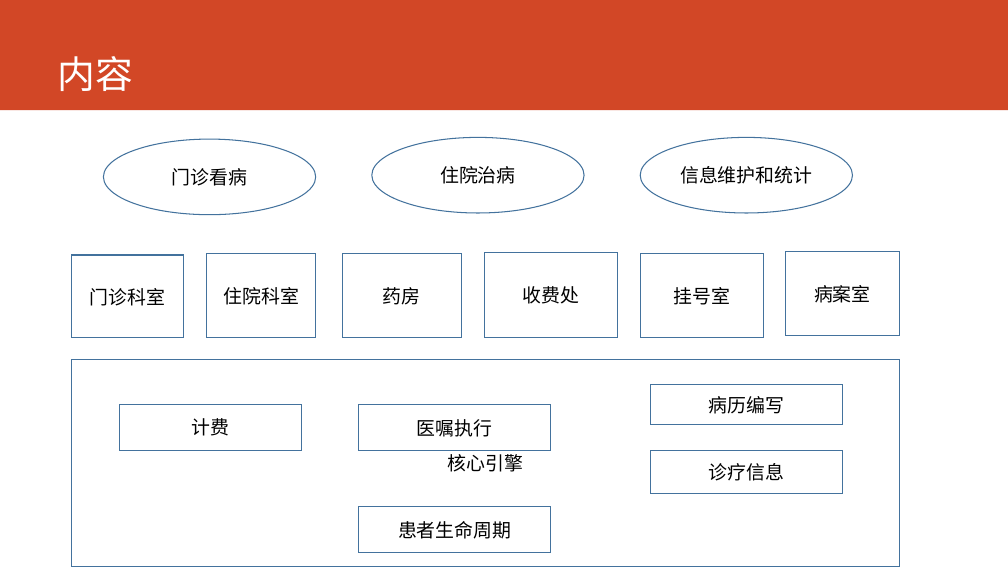
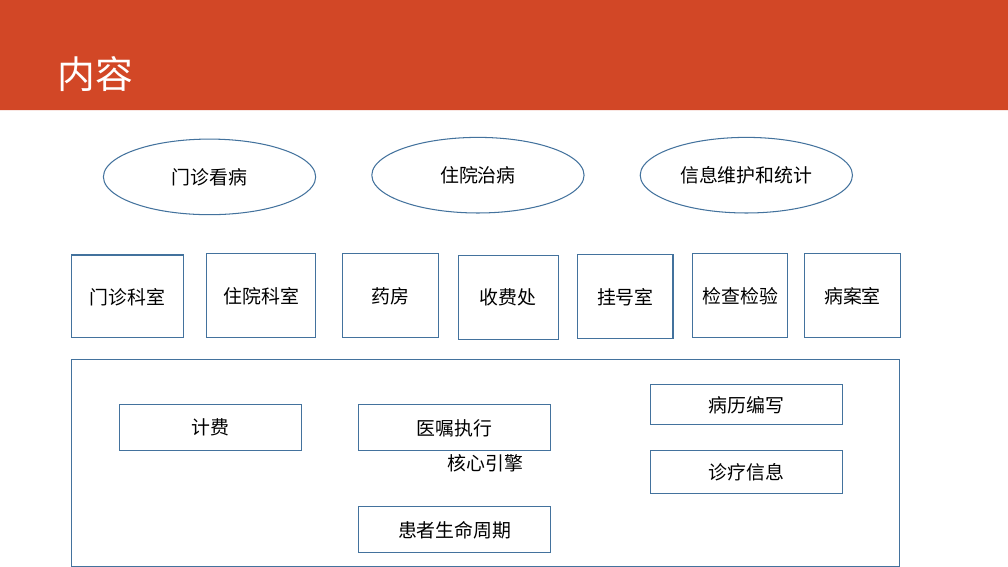
Before and after one commit to AppSecAI-TEST/hospital, a slide deck: slide 4 of doc/EVE新一代HIS核心系统.pptx. Drawn at 1008x567 pixels with LibreOffice and Linux fonts; fonts in the diff are those of the drawing. Boxes give left, top, right and bottom in pixels: in the first picture for what was removed or moved away, otherwise in the second. Text is boxed around its words. In the diff, an @@ line names an element or a change of style, - is before the commit and + after.

```diff
--- a/doc/EVE新一代HIS核心系统.pptx
+++ b/doc/EVE新一代HIS核心系统.pptx
@@ rectangle "药房": place and size @@
-rectangle "药房" at [343,254,461,338]
+rectangle "药房" at [343,254,439,338]
@@ rectangle "收费处": place and size @@
-rectangle "收费处" at [485,253,618,337]
+rectangle "收费处" at [458,255,558,339]
@@ rectangle "挂号室": place and size @@
-rectangle "挂号室" at [640,253,764,337]
+rectangle "挂号室" at [578,255,673,339]
@@ rectangle added at [693,254,788,338], outline #43739E 1 pt, 18 pt, text #000000 @@
+检查检验
@@ rectangle "病案室": place and size @@
-rectangle "病案室" at [786,252,900,336]
+rectangle "病案室" at [805,254,901,338]
```
Also in this commit, not shown: 1 slide added.
